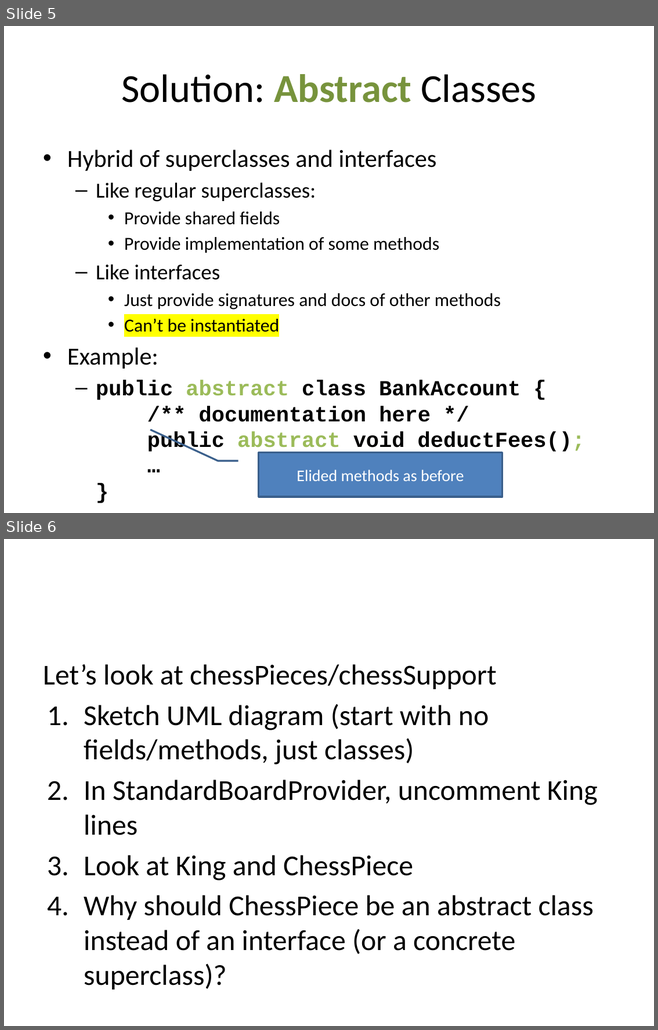
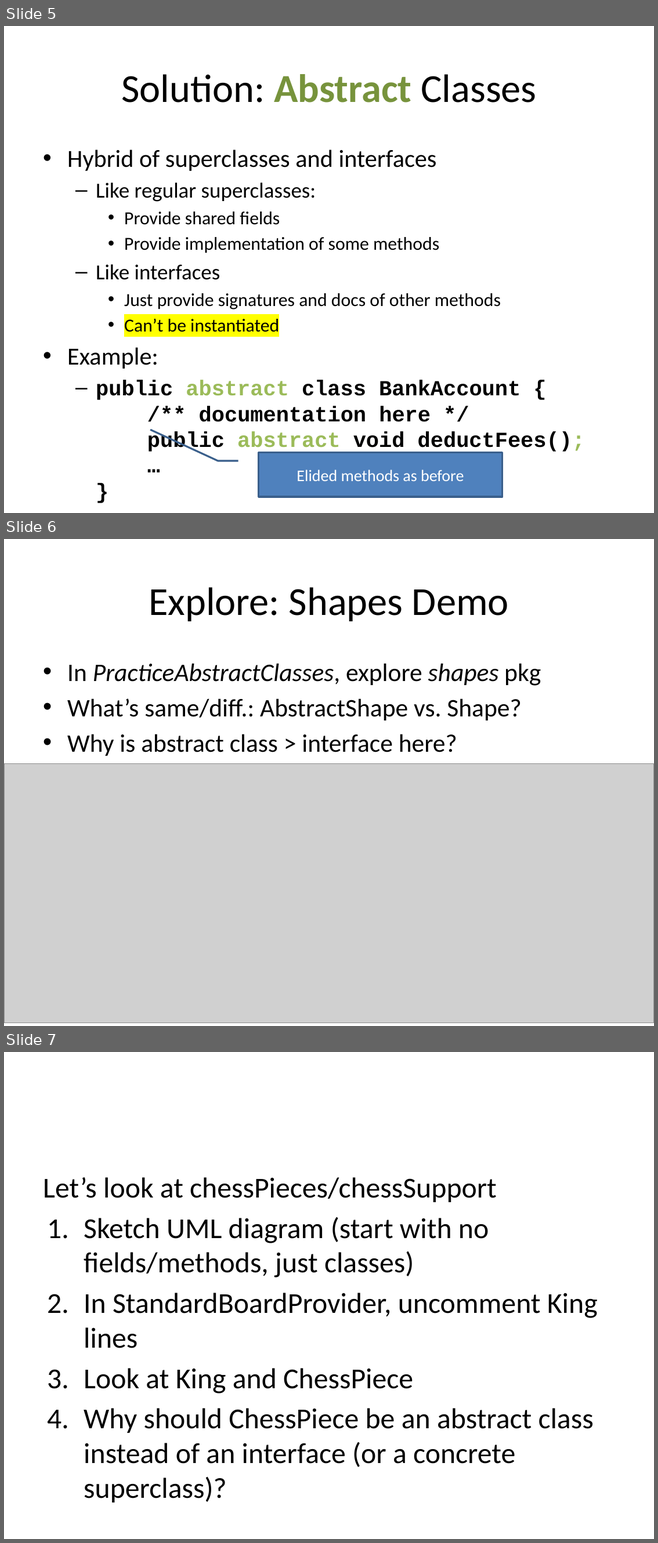
Before and after one commit to rhit-pagvams/csse220, a slide deck: ClassMaterials/AbstractClasses/Slides/Part1-AbstractClasses.pptx. Shown one above the other, each under a label of ours: slides 5 and 6 before the commit, slides 5, 6 and 7 after it. The pictures are 658x1030 and 658x1543 pixels, drawn with LibreOffice and Linux fonts; fonts in the diff are those of the drawing; grey boxes stand for pictures. Boxes give left, top, right and bottom in pixels: in the first picture for what was removed or moved away, otherwise in the second. Text is boxed around its words. In the diff, an @@ line names an element or a change of style, - is before the commit and + after.

Commit message:
Add slide for shapes demo in AbstractClasses

```diff
--- a/ClassMaterials/AbstractClasses/Slides/Part1-AbstractClasses.pptx
+++ b/ClassMaterials/AbstractClasses/Slides/Part1-AbstractClasses.pptx
@@ slide 6 added at (4,539,654,1026), background #FFFFFF @@
@@ title added at (148,587,509,621), 44 pt, text #000000 @@
+Explore: Shapes Demo
@@ text added at (67,663,540,756), 28 pt, text #000000 @@
+• In PracticeAbstractClasses, explore shapes pkg
+• What’s same/diff.: AbstractShape vs. Shape?
+• Why is abstract class > interface here?
@@ picture added at (4,764,654,1023) @@
@@ what was slide 6 is now slide 7 @@
```
Also in this commit, not shown: 1 slide removed, 1 other file.
